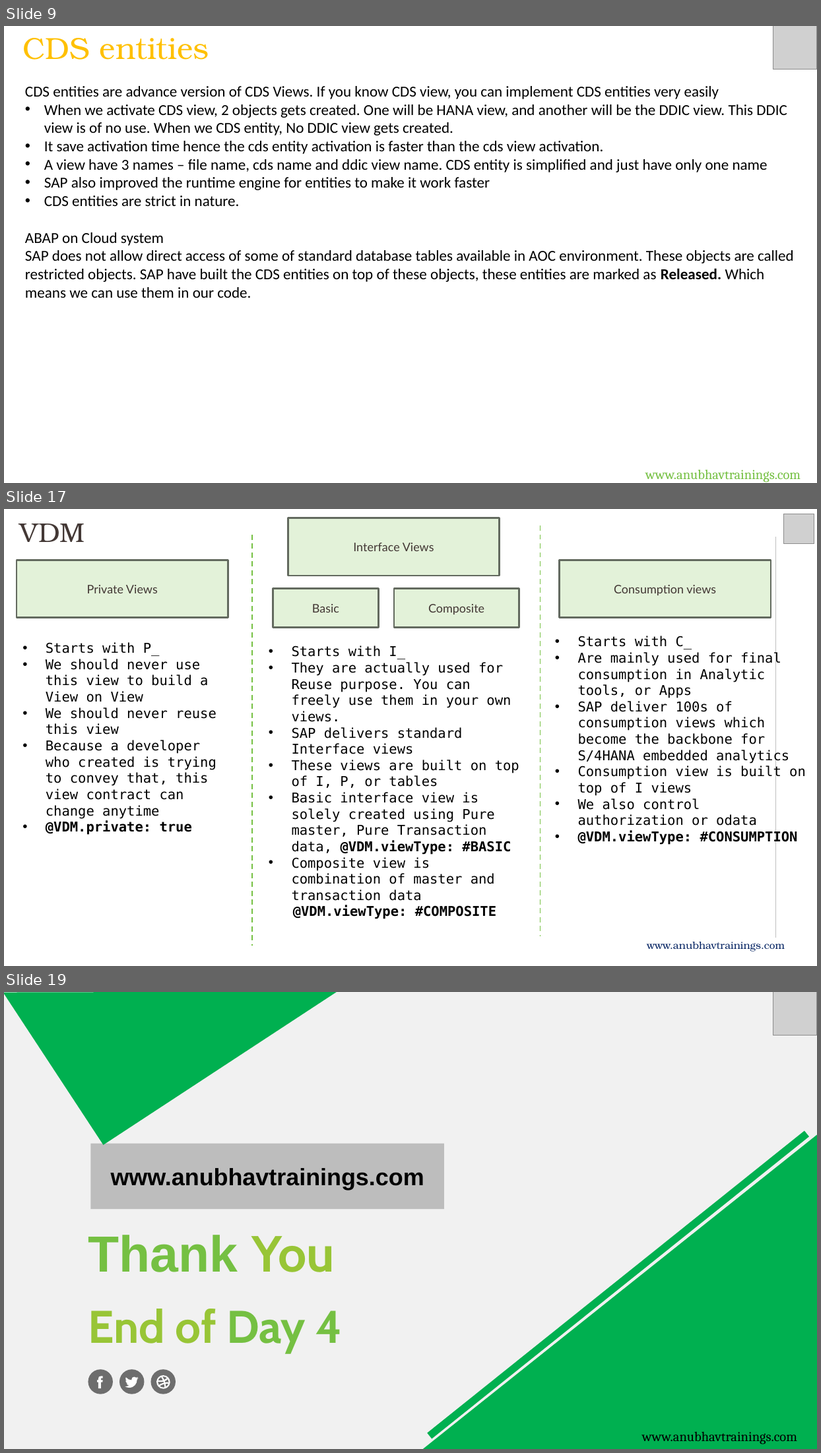
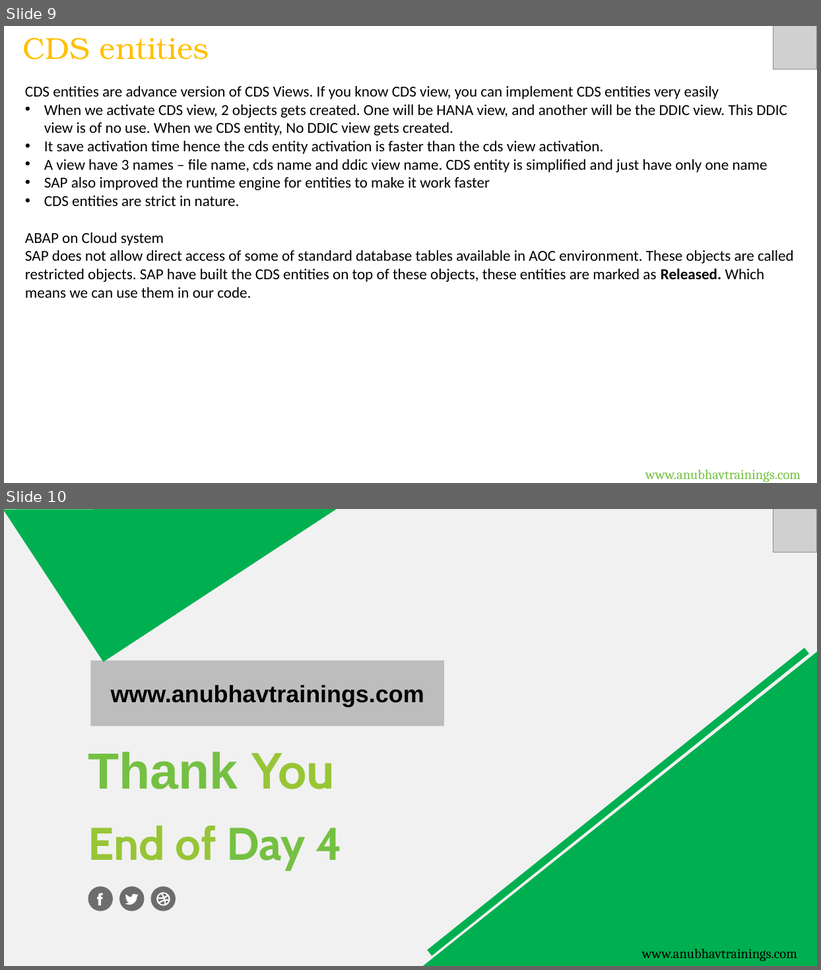
Before and after one commit to soyuztechnologies/CDS_AMDP_RAP_Training_60H, a slide deck: Day 4/DAY-4.pptx. Shown one above the other, each under a label of ours: slides 9, 17 and 19 before the commit, slides 9 and 10 after it; the slides between them are not shown. The pictures are 821x1453 and 821x970 pixels, drawn with LibreOffice and Linux fonts; fonts in the diff are those of the drawing; grey boxes stand for pictures. Boxes give left, top, right and bottom in pixels: in the first picture for what was removed or moved away, otherwise in the second. Text is boxed around its words. In the diff, an @@ line names an element or a change of style, - is before the commit and + after.

```diff
--- a/Day 4/DAY-4.pptx
+++ b/Day 4/DAY-4.pptx
@@ slide 17 removed at <box>4,509,817,966</box>, background #FFFFFF @@
@@ text removed at <box>19,524,85,542</box> @@
-VDM
@@ rectangle removed at <box>288,518,499,576</box> @@
-Interface Views
@@ line removed from (540, 525) to (540, 937) @@
@@ picture removed at <box>784,514,814,544</box> @@
@@ line removed from (252, 535) to (252, 946) @@
@@ line removed from (776, 537) to (776, 939) @@
@@ rectangle removed at <box>17,560,228,618</box> @@
-Private Views
@@ rectangle removed at <box>560,560,771,618</box> @@
-Consumption views
@@ rectangle removed at <box>273,589,378,627</box> @@
-Basic
@@ rectangle removed at <box>394,589,519,627</box> @@
-Composite
@@ text removed at <box>46,642,217,835</box> @@
-• Starts with P_
-• We should never use this view to build a View on View
-• We should never reuse this view
-• Because a developer who created is trying to convey that, this view contract can change anytime
-• @VDM.private: true
@@ text removed at <box>292,646,519,920</box> @@
-• Starts with I_
-• They are actually used for Reuse purpose. You can freely use them in your own views.
-• SAP delivers standard Interface views
-• These views are built on top of I, P, or tables
-• Basic interface view is solely created using Pure master, Pure Transaction data, @VDM.viewType: #BASIC
-• Composite view is combination of master and transaction data
-@VDM.viewType: #COMPOSITE
@@ text removed at <box>578,636,806,845</box> @@
-• Starts with C_
-• Are mainly used for final consumption in Analytic tools, or Apps
-• SAP deliver 100s of consumption views which become the backbone for S/4HANA embedded analytics
-• Consumption view is built on top of I views
-• We also control authorization or odata
-• @VDM.viewType: #CONSUMPTION
@@ text removed at <box>647,942,785,952</box> @@
-www.anubhavtrainings.com
@@ what was slide 19 is now slide 10 @@
```
Also in this commit, not shown: 8 other slides removed, 7 other files.
